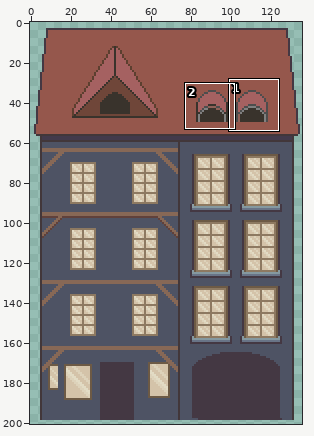
Pixel-art file -- assets/02_architecture/02_palud/paludBuilding3.aseprite. The picture above shows the old version from afar; the outline marks the close-up.
Close-up. Old version:
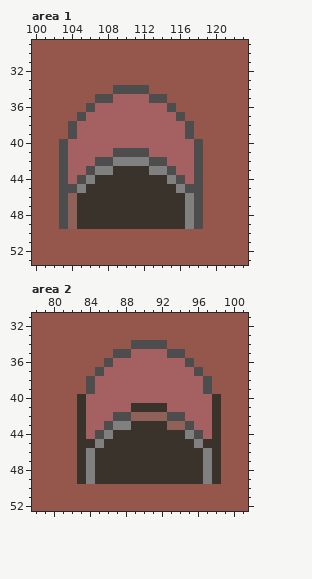
136x201 pixels, 1 frame. Colours within 5 levels of each other are drawn and written as one. Shown: area 1: x 100..123, y 29..53; area 2: x 78..101, y 31..52. The commit also changed other parts of the picture, which this record leaves out.
The same view after the edit:
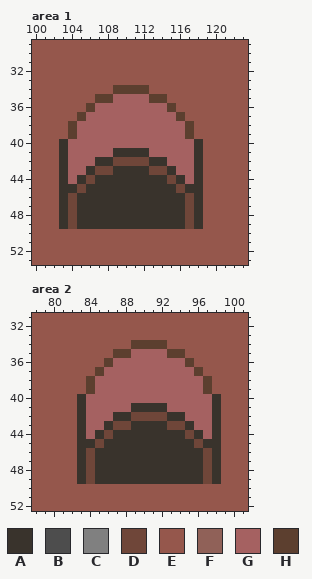
Palette (. is transparent): A #39332c  B #4d4d4d  C #808080  D #6f4639  E #95574c  F #906158  G #a56161  H #5c3f2f
Edits made:
Area 1, layer "Layer 6":
y 34: x 109..112 BBBB -> HHHH
y 35: x 107..108 BB -> HH; x 113..114 BB -> HH
y 36: x 106 B -> H; x 115 B -> H
y 37: x 105 B -> H; x 116 B -> H
y 38..39: x 104 B -> H; x 117 B -> H
y 40: x 103 B -> A; x 118 B -> A
y 41: x 103 B -> A; x 109..112 BBBB -> AAAA; x 118 B -> A
y 42: x 103 B -> A; x 107..114 BBCCCCBB -> AADDDDAA; x 118 B -> A
y 43: x 103 B -> A; x 106..108 BCC -> ADD; x 113..115 CCB -> DDA; x 118 B -> A
y 44: x 103 B -> A; x 105..106 BC -> AD; x 115..116 CB -> DA; x 118 B -> A
y 45: x 103..105 BBC -> AAD; x 116..118 CBB -> DAA
y 46..49: x 103..104 BF -> AD; x 117..118 CB -> DA
Area 2, layer "Layer 6":
y 34: x 89..92 BBBB -> HHHH
y 35: x 87..88 BB -> HH; x 93..94 BB -> HH
y 36: x 86 B -> H; x 95 B -> H
y 37: x 85 B -> H; x 96 B -> H
y 38..39: x 84 B -> H; x 97 B -> H
y 42: x 87..94 BBFFFFBB -> AADDDDAA
y 43: x 86..88 BCC -> ADD; x 93..95 FFB -> DDA
y 44: x 85..86 BC -> AD; x 95..96 CB -> DA
y 45: x 85 C -> D; x 96 C -> D
y 46..49: x 84 C -> D; x 97 C -> D
Where, in picture pixels (left, top, right, bottom), the same in both close-ups:
changed: (59, 85, 203, 229)
changed: (86, 340, 212, 484)
